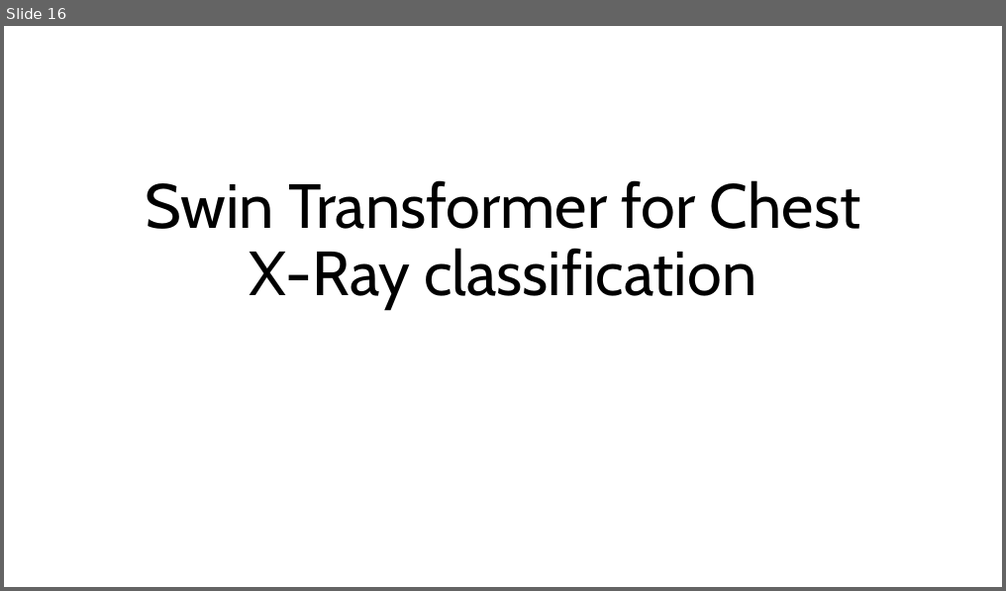
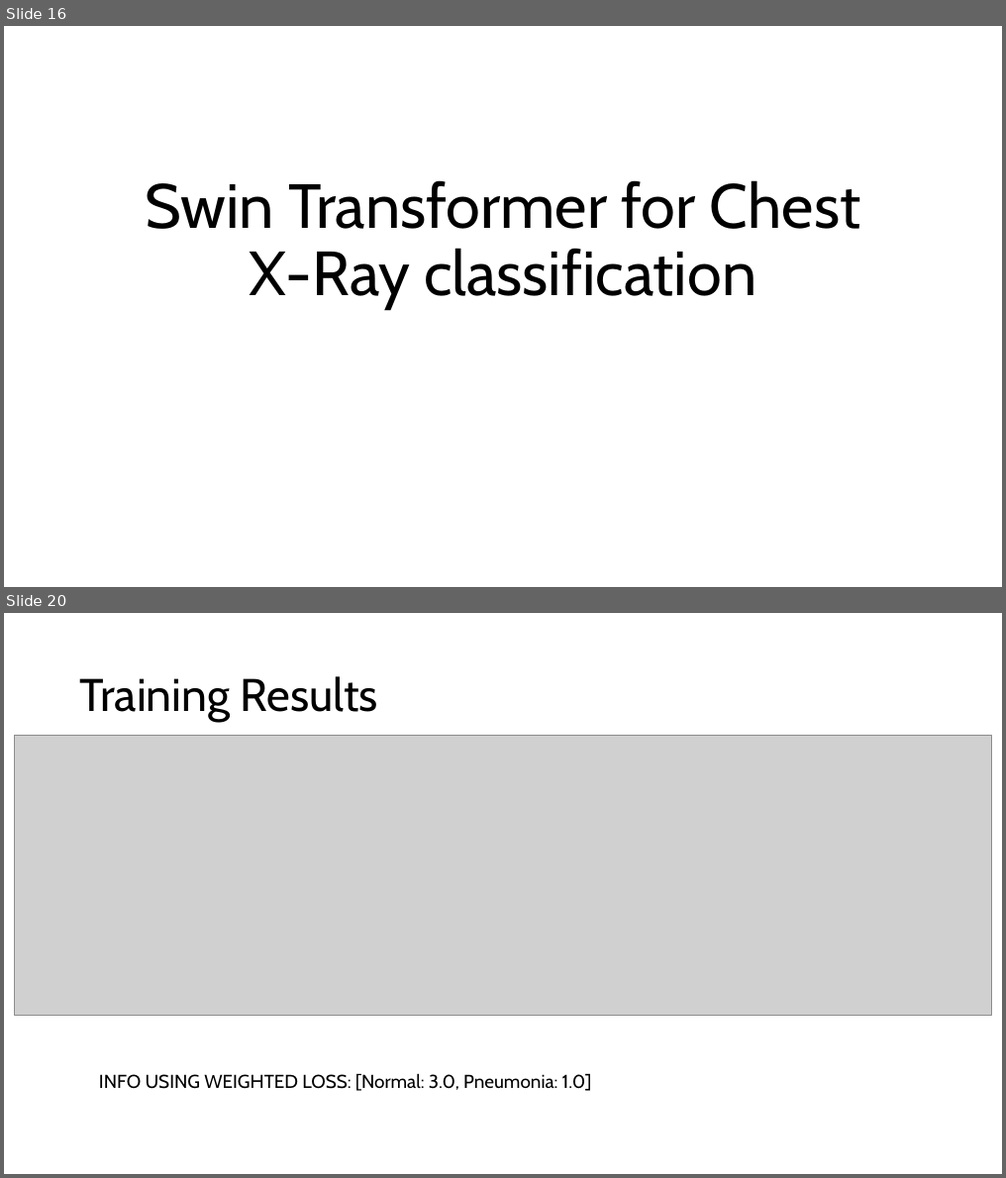
Before and after one commit to ma3ti/Swin-transformer-ChestXray, a slide deck: Swin.pptx. Shown one above the other, each under a label of ours: slide 16 before the commit, slides 16 and 20 after it; the slides between them are not shown. The pictures are 1006x591 and 1006x1178 pixels, drawn with LibreOffice and Linux fonts; fonts in the diff are those of the drawing; grey boxes stand for pictures. Boxes give left, top, right and bottom in pixels: in the first picture for what was removed or moved away, otherwise in the second. Text is boxed around its words. In the diff, an @@ line names an element or a change of style, - is before the commit and + after.

```diff
--- a/Swin.pptx
+++ b/Swin.pptx
@@ slide 20 added at <box>4,613,1002,1174</box>, background #FFFFFF @@
@@ title added at <box>80,676,378,722</box>, 44 pt, text #000000 @@
+Training Results
@@ picture added at <box>15,736,991,1016</box> @@
@@ text added at <box>99,1073,592,1091</box>, 18 pt, text #000000 @@
+INFO USING WEIGHTED LOSS: [Normal: 3.0, Pneumonia: 1.0]
```
Also in this commit, not shown: 9 other slides added, 2 slides removed, 1 other file.
